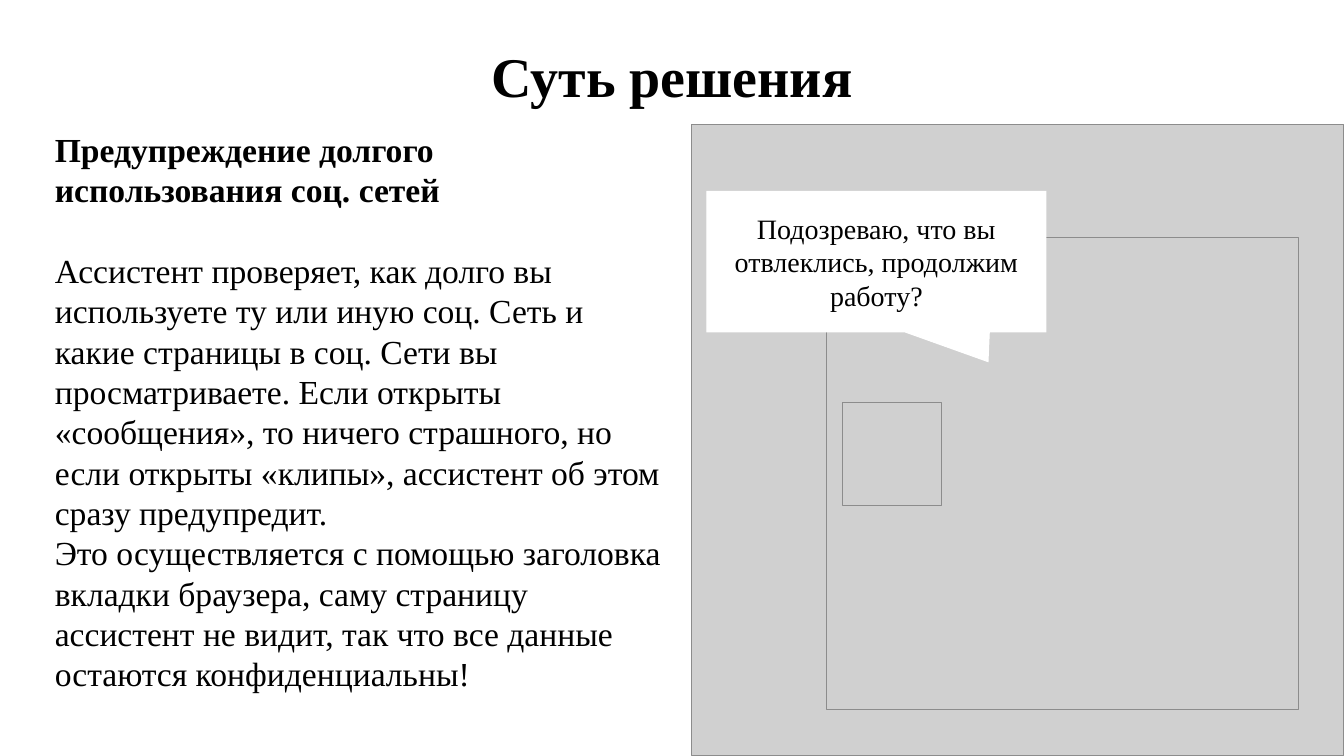
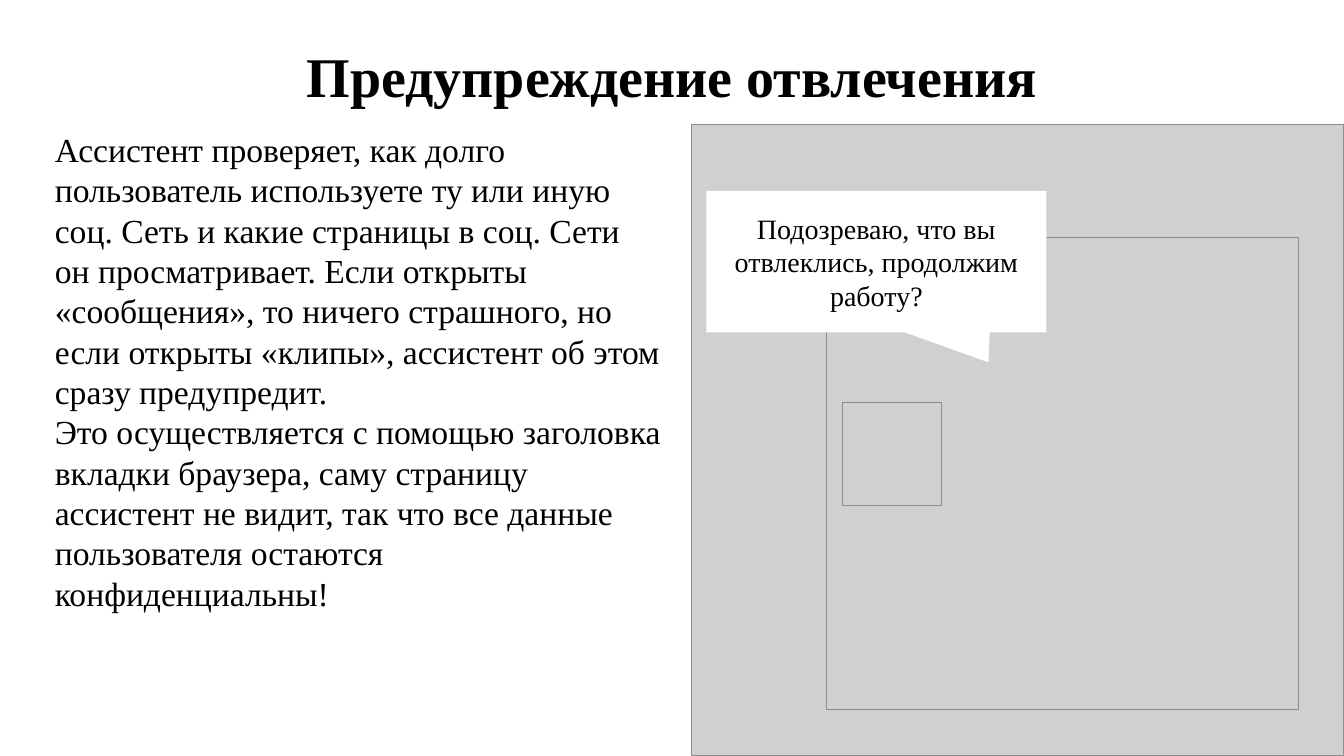
Before and after one commit to DronSyperlol/VirtualCurator, a slide deck: slide 10 of Docs/Presentation.pptx. Drawn at 1344x756 pixels with LibreOffice and Linux fonts; fonts in the diff are those of the drawing; grey boxes stand for pictures. Boxes give left, top, right and bottom in pixels: in the first picture for what was removed or moved away, otherwise in the second. Text is boxed around its words. In the diff, an @@ line names an element or a change of style, - is before the commit and + after.

```diff
--- a/Docs/Presentation.pptx
+++ b/Docs/Presentation.pptx
@@ text at (x1=307, y1=60, x2=1037, y2=108): text changed @@
-Суть решения
+Предупреждение отвлечения
@@ text at (x1=55, y1=139, x2=661, y2=612): text changed @@
-Предупреждение долгого использования соц. сетей
-Ассистент проверяет, как долго вы используете ту или иную соц. Сеть и какие страницы в соц. Сети вы просматриваете. Если открыты «сообщения», то ничего страшного, но если открыты «клипы», ассистент об этом сразу предупредит.
-Это осуществляется с помощью заголовка вкладки браузера, саму страницу ассистент не видит, так что все данные остаются конфиденциальны!
+Ассистент проверяет, как долго пользователь используете ту или иную соц. Сеть и какие страницы в соц. Сети он просматривает. Если открыты «сообщения», то ничего страшного, но если открыты «клипы», ассистент об этом сразу предупредит.
+Это осуществляется с помощью заголовка вкладки браузера, саму страницу ассистент не видит, так что все данные пользователя остаются конфиденциальны!
```
Also in this commit, not shown: 3 other slides changed, 3 slides added, 1 slide removed.
